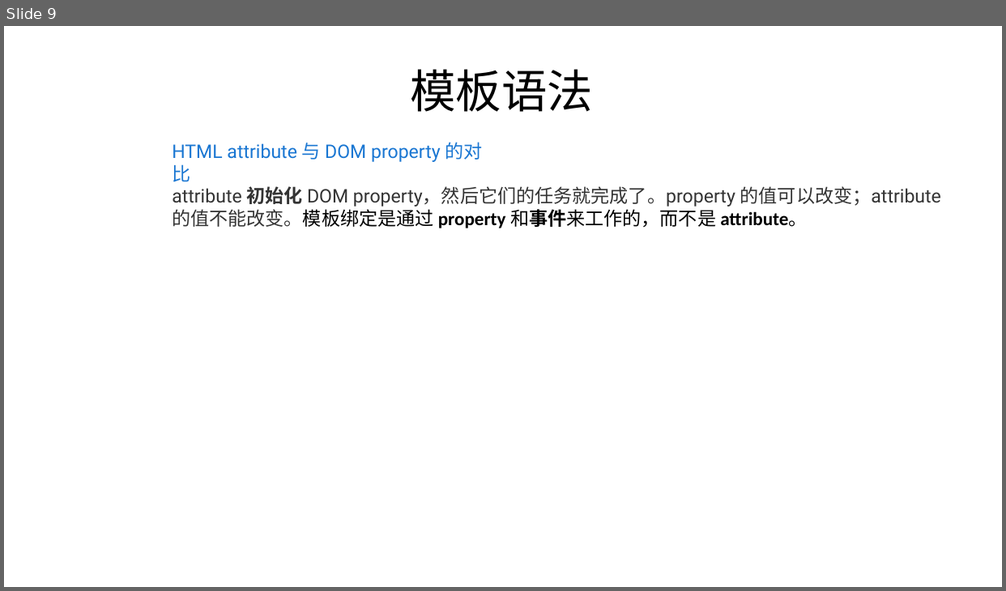
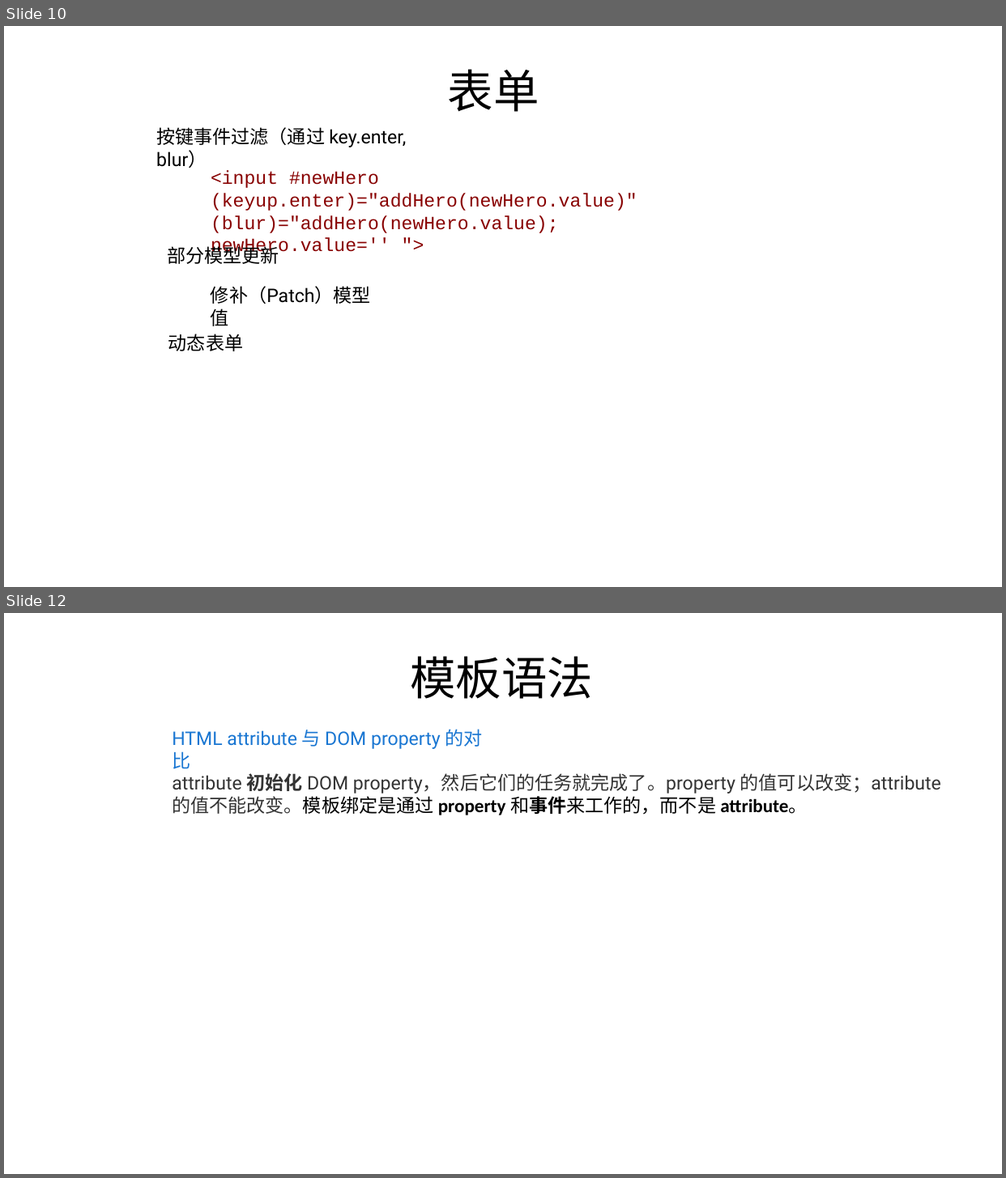
Before and after one commit to FredJiangFei/AngularDemo, a slide deck: Documents/angular.pptx. Shown one above the other, each under a label of ours: slide 9 before the commit, slides 10 and 12 after it; the slides between them are not shown. The pictures are 1006x591 and 1006x1178 pixels, drawn with LibreOffice and Linux fonts; fonts in the diff are those of the drawing. Boxes give left, top, right and bottom in pixels: in the first picture for what was removed or moved away, otherwise in the second. Text is boxed around its words. In the diff, an @@ line names an element or a change of style, - is before the commit and + after.

```diff
--- a/Documents/angular.pptx
+++ b/Documents/angular.pptx
@@ slide 10 added at box(4, 26, 1002, 587), background #FFFFFF @@
@@ text added at box(448, 69, 539, 112), 44 pt, text #000000 @@
+  表单
@@ text added at box(156, 127, 406, 148), 18 pt, text #000000 @@
+按键事件过滤（通过 key.enter, blur）
@@ text added at box(211, 170, 637, 258), 18 pt, text #880000 @@
+<input #newHero (keyup.enter)="addHero(newHero.value)" (blur)="addHero(newHero.value); newHero.value='' ">
@@ text added at box(167, 243, 279, 264), 18 pt, text #000000 @@
+部分模型更新
@@ text added at box(211, 286, 371, 327), 18 pt, text #000000 @@
+修补（Patch）模型值
@@ text added at box(168, 334, 243, 352), 18 pt, text #000000 @@
+动态表单
@@ what was slide 9 is now slide 12 @@
```
Also in this commit, not shown: 2 other slides added, 12 other files.
